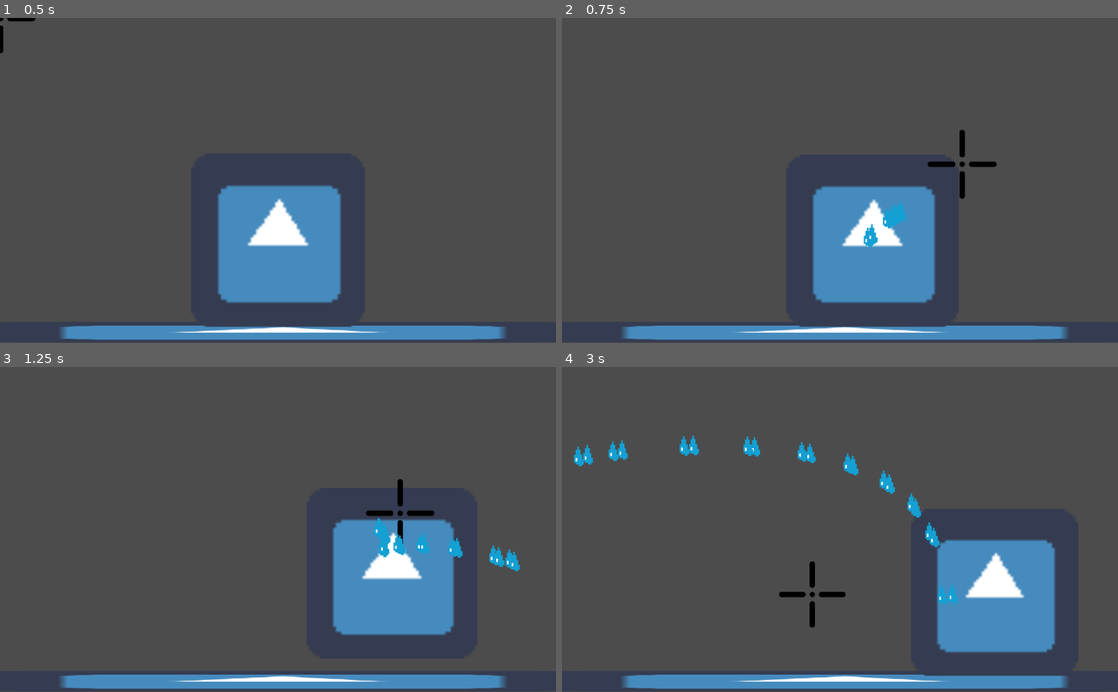
Above: before the commit, frames 1-4 (two rows, left to right).
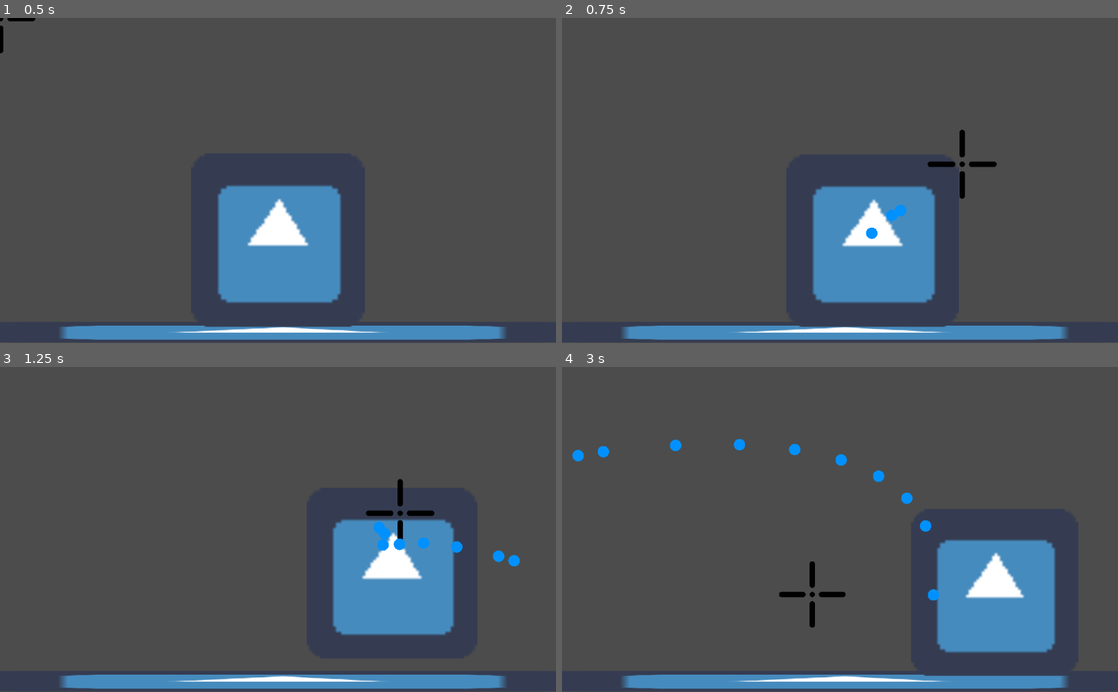
Above: after the commit, the same moments.

Repository: Wowe-Peanut/REPL-Game-Jam
Game: Godot game, scene res://Levels/TestLevel.tscn
Two runs of this game, one before a commit and one after it. Both use one fixed random seed, a clock stepped at 60 frames per second and the inputs below. The engine's default icon, where the game draws it, is replaced by a stand-in: a white triangle on a blue panel in a dark square.
Inputs (mouse positions are in pixels of both pictures, inside the frame that each line leads up to):
- Up to frame 1 (0.5 s): no input
- Up to frame 2 (0.75 s): tap Enter at 0.5 s; move the mouse to (962, 164) at 0.52 s; press the mouse at (962, 164) at 0.53 s; hold D (right) from 0.53 s (still down)
- Up to frame 3 (1.25 s): keep holding D (right); tap W (jump) at 0.77 s
- Up to frame 4 (3 s): move the mouse to (728, 545) at 1.27 s; release the mouse at (728, 545) at 1.28 s; click (728, 545) at 1.35 s; tap W (jump) at 1.52 s; move the mouse to (895, 458) at 2.02 s; release D (right) at 2.03 s; press the mouse at (895, 458) at 2.03 s; hold A (left) 2.03-2.78 s; move the mouse to (812, 594) at 2.77 s; release the mouse at (812, 594) at 2.78 s; hold D (right) from 2.78 s (still down); click (812, 594) at 2.85 s

Frame 1 is identical in both runs. In frame 2, 0.3% of the frame differs, in the area x 54-62%, y 56-71%; in frame 3, 0.8%; in frame 4, 1.8%, in the area x 1-72%, y 21-74%.

Commit message:
Water is now just sprites and not particles

Diff:
--- a/Objects/WaterParticle.gd
+++ /dev/null
@@ -1,10 +0,0 @@
-extends RigidBody2D
-
-onready var emitter = $Particles2D
-
-# Called when the node enters the scene tree for the first time.
-func _ready():
-	pass # Replace with function body.
-
-func _process(_delta):
-	pass
--- a/Objects/WaterParticle.tscn
+++ b/Objects/WaterParticle.tscn
@@ -1,35 +1,17 @@
-[gd_scene load_steps=5 format=2]
+[gd_scene load_steps=3 format=2]
 
-[ext_resource path="res://Assets/drop.png" type="Texture" id=1]
-[ext_resource path="res://Objects/WaterParticle.gd" type="Script" id=2]
+[ext_resource path="res://Assets/BlueCircleIMG.png" type="Texture" id=1]
 
-[sub_resource type="ParticlesMaterial" id=1]
-flag_disable_z = true
-direction = Vector3( 0, 0, 0 )
-spread = 0.0
-gravity = Vector3( 0, 0, 0 )
-initial_velocity = 10.0
-initial_velocity_random = 1.0
-angular_velocity_random = 1.0
-orbit_velocity = 0.0
-orbit_velocity_random = 0.0
-scale = 0.3
-
-[sub_resource type="CircleShape2D" id=2]
+[sub_resource type="CircleShape2D" id=1]
 
 [node name="WaterParticle" type="RigidBody2D"]
 collision_layer = 2
 collision_mask = 0
 gravity_scale = 10.0
-script = ExtResource( 2 )
 
-[node name="Particles2D" type="Particles2D" parent="."]
-amount = 2
-lifetime = 0.4
-speed_scale = 10.0
-local_coords = false
-process_material = SubResource( 1 )
+[node name="Sprite" type="Sprite" parent="."]
+scale = Vector2( 0.05, 0.05 )
 texture = ExtResource( 1 )
 
 [node name="CollisionShape2D" type="CollisionShape2D" parent="."]
-shape = SubResource( 2 )
+shape = SubResource( 1 )
Binary file added: Assets/BlueCircleIMG.png
Not shown, added: Assets/BlueCircleIMG.png.import
